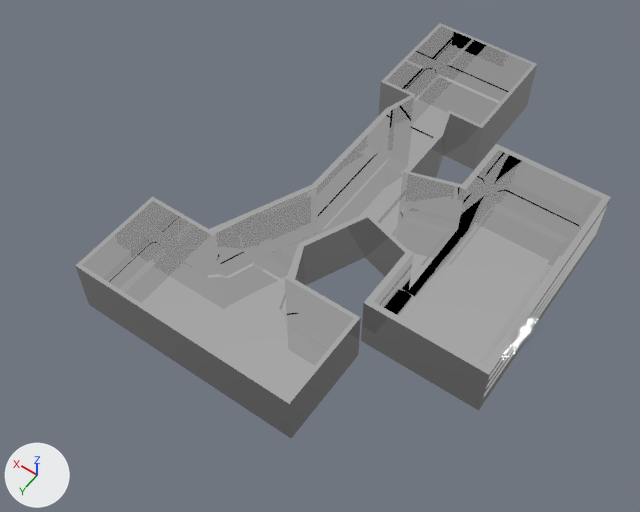
A saved change to the FBX model Robot Invasion 2.0/Assets/Assets/Level Parts/Level 1.fbx.
Rendered twice from a camera (50 mm lens) standing at (-25.1, 56.1, 56.0) and looking at (-0.1, 21.1, 0.9). Lighting does not change. The marker at lower left points along +X, +Y and +Z. Vertices at the same position are counted once.

Objects in the first picture: 'CorDoor Floor', 'CoreDoor Wall', 'Enemy Room Floor', 'Enemy Room Wall', 'Starter Room Floor', 'Starter Room Wall', 'Weapon Room Floor', 'Weapon Room Wall'.
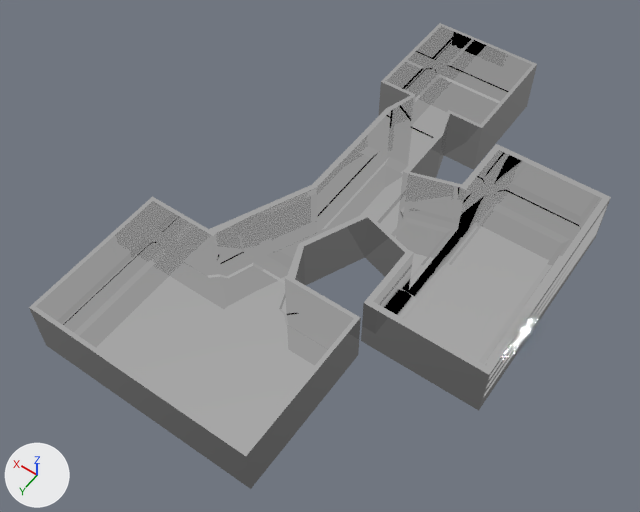
The newer file is also rescaled (x0.978) as a whole; pictures and numbers use the older file's frame.

Location of each change, (x1, y1, x2, y2) in pixels of the pictures (640 x 512 px; the box of a moved part takes in the faces that stretch with it):
'Enemy Room Wall', reshaped (16% wider, 21% taller)
    before: (75, 196, 361, 437)
    after: (29, 196, 361, 488)
'Enemy Room Floor', reshaped (16% wider, 26% taller)
    before: (89, 240, 358, 438)
    after: (46, 240, 358, 489)
part 1 of me_cube_003, moved or reshaped
    before: (89, 284, 293, 438)
    after: (46, 284, 293, 489)
part 2 of me_cube_006, moved or reshaped
    before: (75, 264, 293, 437)
    after: (29, 264, 293, 488)

Patch to the scene script:
```diff
--- a/Robot Invasion 2.0/Assets/Assets/Level Parts/Level 1.fbx.py
+++ b/Robot Invasion 2.0/Assets/Assets/Level Parts/Level 1.fbx.py
@@ me_cube_006 @@
 me_cube_006.from_pydata(...)  # 224 vertices, 210 faces; spans x -7.3..12.0, y 23.5..34.6, z 0.1..4.8
 # used by ob_enemy_room_wall; location = (0.0, 0.0, 0.0)
+# me_cube_006 part 2: all 64 vertices in x -7.3..12.0, y 34.3..34.6, z 0.1..4.8 are moved by (0.0, 4.5, 0.0)
 me_cube_006.materials.append(mat_imphenziapixpal)
@@ me_cube_003 @@
 me_cube_003.from_pydata(...)  # 106 vertices, 97 faces; spans x -7.3..12.0, y 23.5..34.6, z -0.1..0.1
 # used by ob_enemy_room_floor; location = (0.0, 0.0, 0.0)
+# me_cube_003 part 1: all 30 vertices in x -7.3..12.0, y 32.9..34.6, z -0.1..0.1 are moved by (0.0, 4.5, 0.0)
 me_cube_003.materials.append(mat_imphenziapixpal)
```
